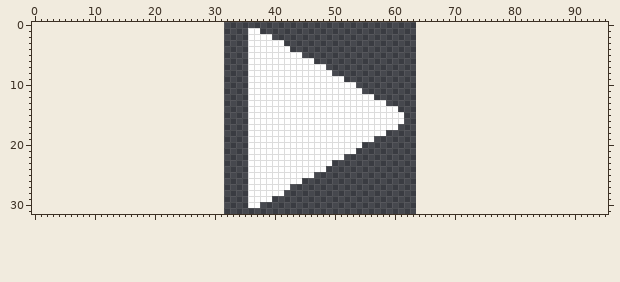
Pixel-art file: sprites/ui/play_button.aseprite. Above is the file before it was changed.
32x32 pixels, 1 frame. The old version is drawn lined up with the new one, on the new canvas.
Once edited:
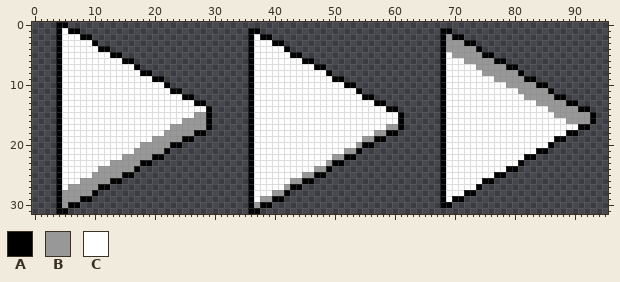
Palette (. is transparent): A #000000  B #989898  C #ffffff
Change:
canvas 32x32 -> 96x32, the old top-left corner now at 32,0
@@ x 0..95 @@
- 0 ................................................................................................
- 1 ....................................CC..........................................................
- 2 ....................................CCCC........................................................
- 3 ....................................CCCCCC......................................................
- 4 ....................................CCCCCCC.....................................................
- 5 ....................................CCCCCCCCC...................................................
- 6 ....................................CCCCCCCCCCC.................................................
- 7 ....................................CCCCCCCCCCCCC...............................................
- 8 ....................................CCCCCCCCCCCCCC..............................................
- 9 ....................................CCCCCCCCCCCCCCCC............................................
-10 ....................................CCCCCCCCCCCCCCCCCC..........................................
-11 ....................................CCCCCCCCCCCCCCCCCCC.........................................
-12 ....................................CCCCCCCCCCCCCCCCCCCCC.......................................
-13 ....................................CCCCCCCCCCCCCCCCCCCCCCC.....................................
-14 ....................................CCCCCCCCCCCCCCCCCCCCCCCCC...................................
-15 ....................................CCCCCCCCCCCCCCCCCCCCCCCCCC..................................
-16 ....................................CCCCCCCCCCCCCCCCCCCCCCCCCC..................................
-17 ....................................CCCCCCCCCCCCCCCCCCCCCCCCC...................................
-18 ....................................CCCCCCCCCCCCCCCCCCCCCCC.....................................
-19 ....................................CCCCCCCCCCCCCCCCCCCCC.......................................
-20 ....................................CCCCCCCCCCCCCCCCCCC.........................................
-21 ....................................CCCCCCCCCCCCCCCCCC..........................................
-22 ....................................CCCCCCCCCCCCCCCC............................................
-23 ....................................CCCCCCCCCCCCCC..............................................
-24 ....................................CCCCCCCCCCCCC...............................................
-25 ....................................CCCCCCCCCCC.................................................
-26 ....................................CCCCCCCCC...................................................
-27 ....................................CCCCCCC.....................................................
-28 ....................................CCCCCC......................................................
-29 ....................................CCCC........................................................
-30 ....................................CC..........................................................
-31 ................................................................................................
+ 0 ....AA..........................................................................................
+ 1 ....ACAA............................AA..............................AA..........................
+ 2 ....ACCCAA..........................ACAA............................ABAA........................
+ 3 ....ACCCCCA.........................ACCCAA..........................ABBBAA......................
+ 4 ....ACCCCCCAA.......................ACCCCCA.........................ABBBBBA.....................
+ 5 ....ACCCCCCCCAA.....................ACCCCCCAA.......................ACBBBBBAA...................
+ 6 ....ACCCCCCCCCCAA...................ACCCCCCCCAA.....................ACCCBBBBBAA.................
+ 7 ....ACCCCCCCCCCCCA..................ACCCCCCCCCCAA...................ACCCCCBBBBBAA...............
+ 8 ....ACCCCCCCCCCCCCAA................ACCCCCCCCCCCCA..................ACCCCCCBBBBBBA..............
+ 9 ....ACCCCCCCCCCCCCCCAA..............ACCCCCCCCCCCCCAA................ACCCCCCCCBBBBBAA............
+10 ....ACCCCCCCCCCCCCCCCCA.............ACCCCCCCCCCCCCCCAA..............ACCCCCCCCCCBBBBBAA..........
+11 ....ACCCCCCCCCCCCCCCCCCAA...........ACCCCCCCCCCCCCCCCCA.............ACCCCCCCCCCCCBBBBBA.........
+12 ....ACCCCCCCCCCCCCCCCCCCCAA.........ACCCCCCCCCCCCCCCCCCAA...........ACCCCCCCCCCCCCBBBBBAA.......
+13 ....ACCCCCCCCCCCCCCCCCCCCCCAA.......ACCCCCCCCCCCCCCCCCCCCAA.........ACCCCCCCCCCCCCCCBBBBBAA.....
+14 ....ACCCCCCCCCCCCCCCCCCCCCCCCA......ACCCCCCCCCCCCCCCCCCCCCCAA.......ACCCCCCCCCCCCCCCCCBBBBBAA...
+15 ....ACCCCCCCCCCCCCCCCCCCCCCBBA......ACCCCCCCCCCCCCCCCCCCCCCCCA......ACCCCCCCCCCCCCCCCCCBBBBBBA..
+16 ....ACCCCCCCCCCCCCCCCCCCCBBBBA......ACCCCCCCCCCCCCCCCCCCCCCCCA......ACCCCCCCCCCCCCCCCCCCCBBBBA..
+17 ....ACCCCCCCCCCCCCCCCCCBBBBBBA......ACCCCCCCCCCCCCCCCCCCCCCBBA......ACCCCCCCCCCCCCCCCCCCCCCAA...
+18 ....ACCCCCCCCCCCCCCCCCBBBBBAA.......ACCCCCCCCCCCCCCCCCCCCBBAA.......ACCCCCCCCCCCCCCCCCCCCAA.....
+19 ....ACCCCCCCCCCCCCCCBBBBBAA.........ACCCCCCCCCCCCCCCCCCBBAA.........ACCCCCCCCCCCCCCCCCCAA.......
+20 ....ACCCCCCCCCCCCCBBBBBAA...........ACCCCCCCCCCCCCCCCCBAA...........ACCCCCCCCCCCCCCCCCA.........
+21 ....ACCCCCCCCCCCCBBBBBA.............ACCCCCCCCCCCCCCCBBA.............ACCCCCCCCCCCCCCCAA..........
+22 ....ACCCCCCCCCCBBBBBAA..............ACCCCCCCCCCCCCBBAA..............ACCCCCCCCCCCCCAA............
+23 ....ACCCCCCCCBBBBBAA................ACCCCCCCCCCCCBAA................ACCCCCCCCCCCCA..............
+24 ....ACCCCCCBBBBBBA..................ACCCCCCCCCCBBA..................ACCCCCCCCCCAA...............
+25 ....ACCCCCBBBBBAA...................ACCCCCCCCBBAA...................ACCCCCCCCAA.................
+26 ....ACCCBBBBBAA.....................ACCCCCCBBAA.....................ACCCCCCAA...................
+27 ....ACBBBBBAA.......................ACCCCCBAA.......................ACCCCCA.....................
+28 ....ABBBBBA.........................ACCCBBA.........................ACCCAA......................
+29 ....ABBBAA..........................ACBBAA..........................ACAA........................
+30 ....ABAA............................ABAA............................AA..........................
+31 ....AA..............................AA..........................................................
